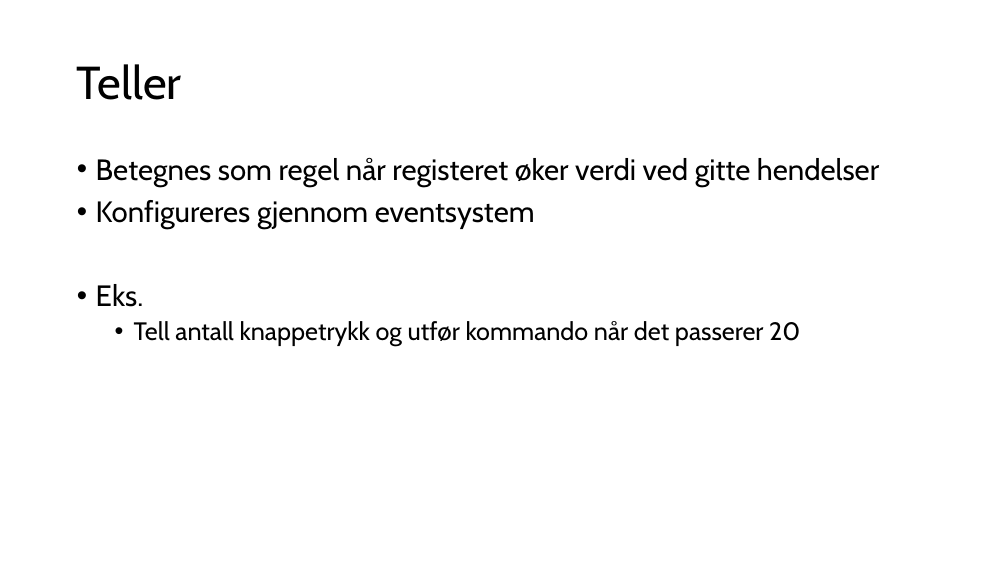
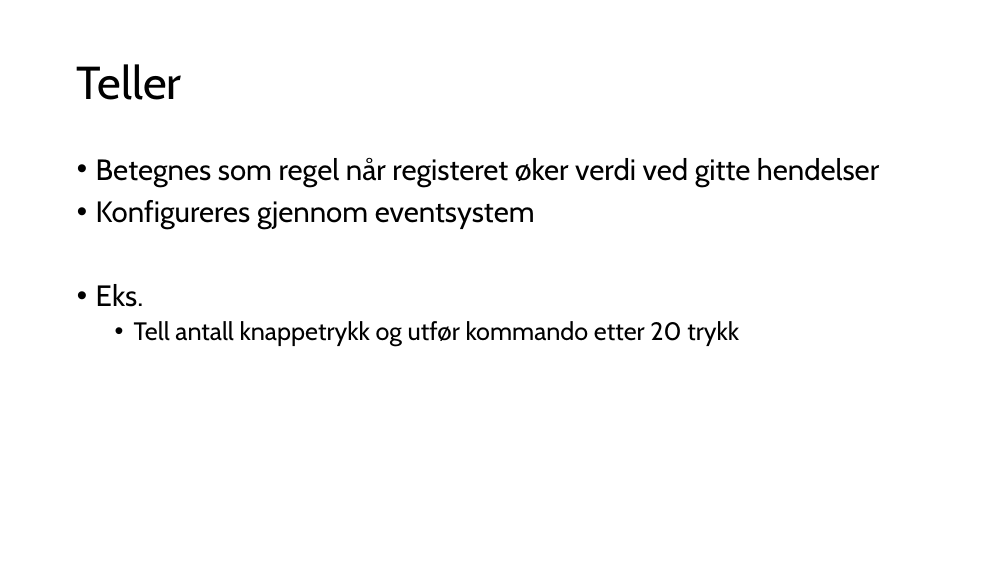
Before and after one commit to ElektraVerksted/AVR-kurs, a slide deck: slide 16 of Kursdag 2/Dag to.pptx. Drawn at 1008x567 pixels with LibreOffice and Linux fonts; fonts in the diff are those of the drawing. Boxes give left, top, right and bottom in pixels: in the first picture for what was removed or moved away, otherwise in the second. Text is boxed around its words. In the diff, an @@ line names an element or a change of style, - is before the commit and + after.

```diff
--- a/Kursdag 2/Dag to.pptx
+++ b/Kursdag 2/Dag to.pptx
@@ text at (x1=134, y1=321, x2=739, y2=346): text changed @@
-  • Tell antall knappetrykk og utfør kommando når det passerer 20
+  • Tell antall knappetrykk og utfør kommando etter 20 trykk
```
Also in this commit, not shown: 3 other slides changed, 2 slides added, 1 other file.
